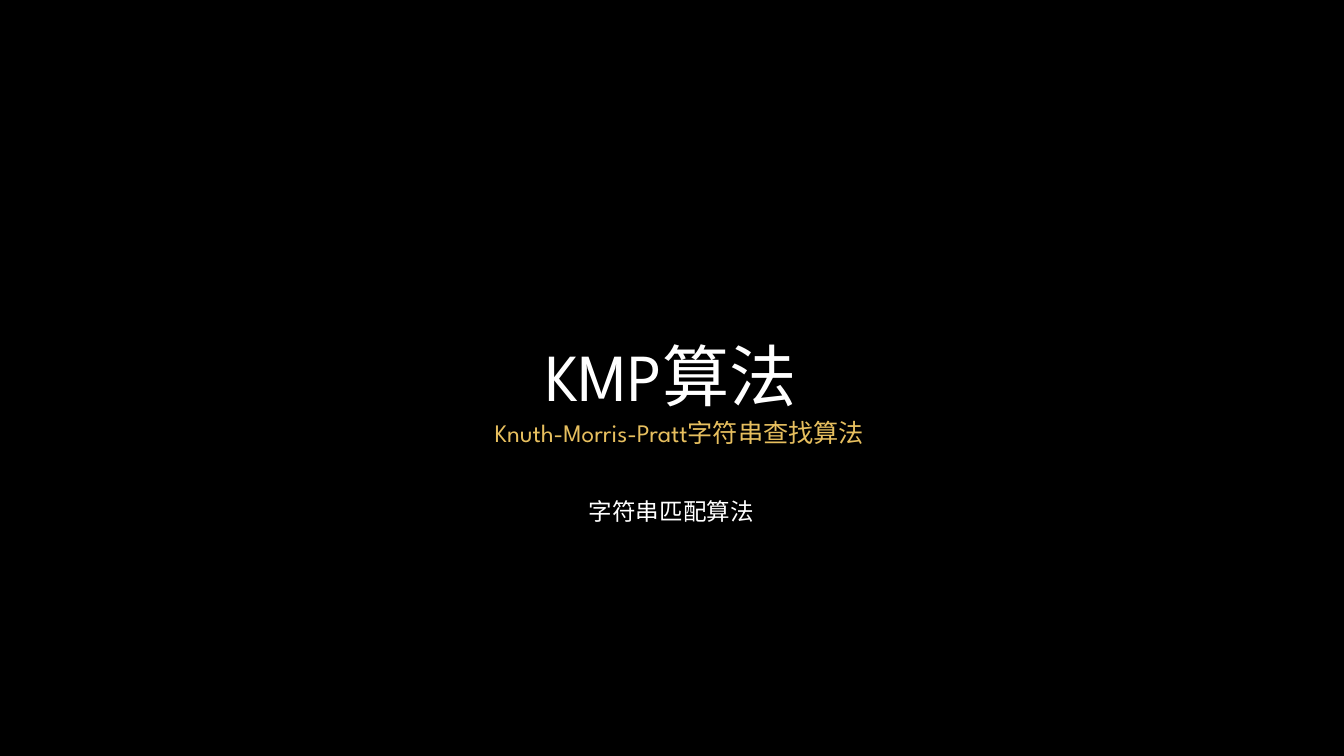
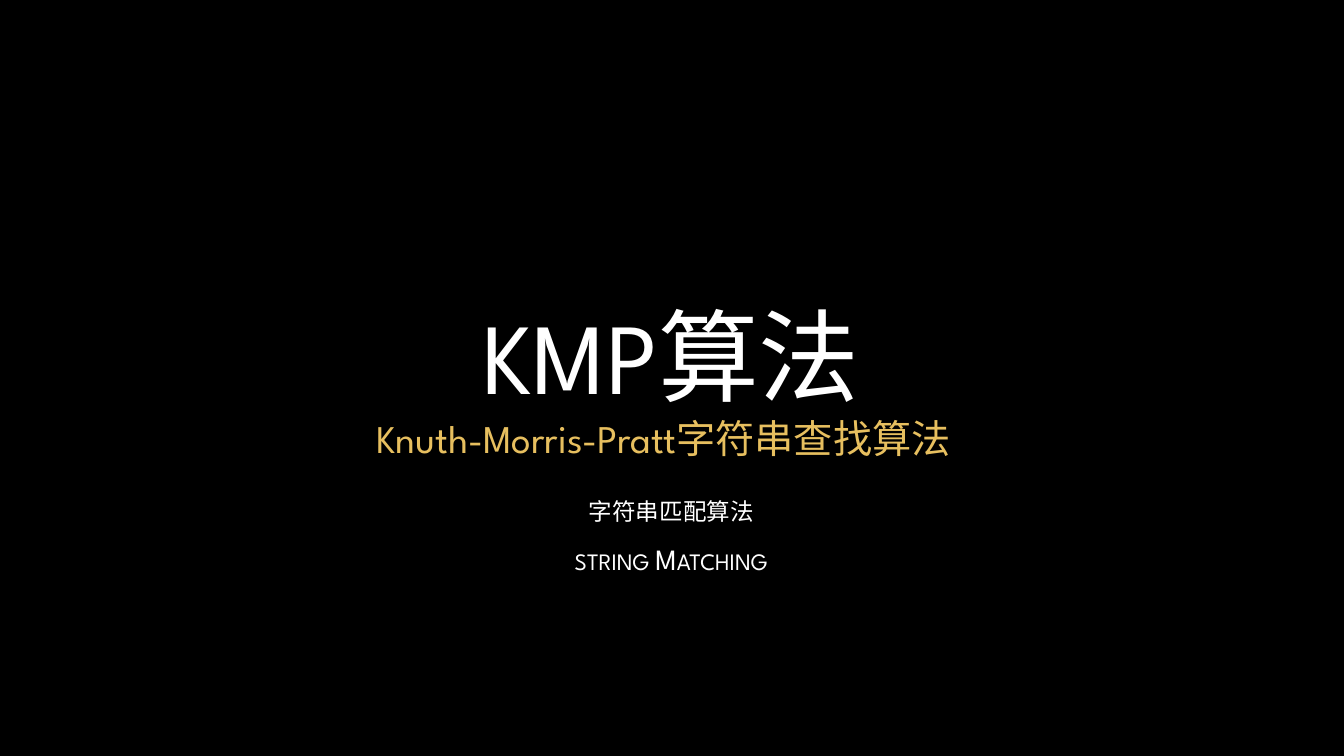
Before and after one commit to gzshawnliang/competitive-programming, a slide deck: slide 1 of doc/Other/KMP算法.pptx. Drawn at 1344x756 pixels with LibreOffice and Linux fonts; fonts in the diff are those of the drawing; background and template pictures are left out. Boxes give left, top, right and bottom in pixels: in the first picture for what was removed or moved away, otherwise in the second. Text is boxed around its words. In the diff, an @@ line names an element or a change of style, - is before the commit and + after.

```diff
--- a/doc/Other/KMP算法.pptx
+++ b/doc/Other/KMP算法.pptx
@@ title "KMP算法" at (483,309,860,424): size 48 to 72 pt @@
@@ text "Knuth-Morris-Pratt字符串查找算法": place and size @@
-text "Knuth-Morris-Pratt字符串查找算法" at (495,421,865,444)
+text "Knuth-Morris-Pratt字符串查找算法" at (376,420,950,456)
@@ text "Knuth-Morris-Pratt字符串查找算法" at (376,420,950,456): size 18 to 28 pt @@
@@ subtitle at (575,554,650,571): paragraph added @@
+string Matching
```
Also in this commit, not shown: 6 other slides changed, 3 slides added, 1 slide removed, 2 other files.
